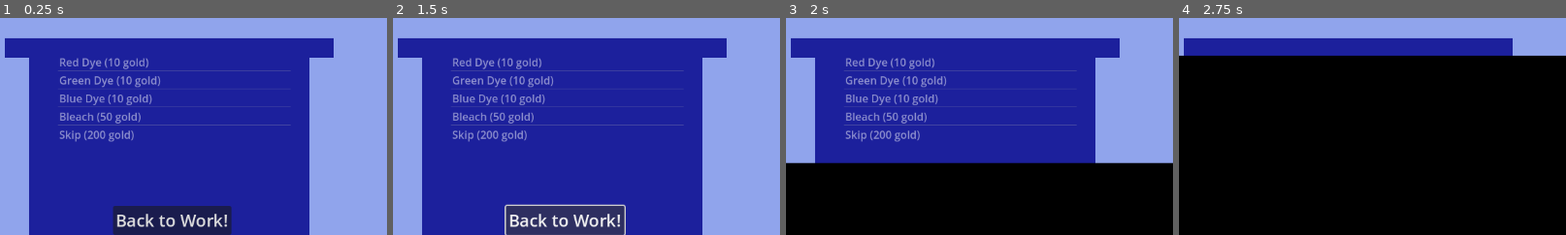
Above: before the commit, frames 1-4 (left to right).
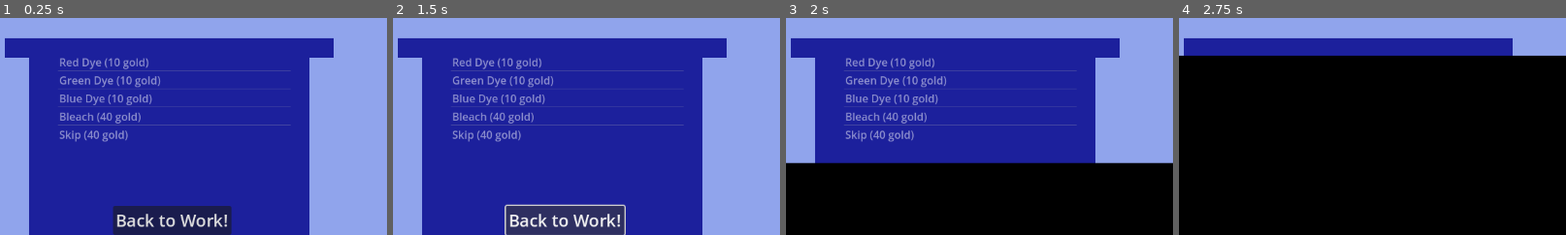
Above: after the commit, the same moments.

Repository: etherware-novice/poisongamejam
Game: Godot game, scene res://scenes/shop.tscn
The game is run twice, just before and just after one commit, with the same random seed, the same clock (stepped at 60 frames per second) and the same inputs. This scene is started directly instead of the project's main scene. The engine's default icon, where the game draws it, is replaced by a stand-in: a white triangle on a blue panel in a dark square.
Inputs (mouse positions are % of the whole screen's width and height, from its top left):
- Up to frame 1 (0.25 s): no input
- Up to frame 2 (1.5 s): tap Enter at 0.5 s; move the mouse to (72, 45) at 0.52 s; click "Back to Work!" at 1.25 s
- Up to frame 3 (2 s): no input
- Up to frame 4 (2.75 s): move the mouse to (30, 55) at 2.02 s
The pictures show only the part of the screen within x 0-50%, y 18-67%; the shares and areas given below are measured in that part.

The runs differ from the first frame. In frame 1, 0.3% of the frame differs, in the area x 22-35%, y 43-58%; in frame 2, 0.3%; in frame 3, 0.3%; in frame 4, nothing differs.

Commit message:
tweaked prices down again

Diff:
--- a/scripts/buylist.gd
+++ b/scripts/buylist.gd
@@ -1,6 +1,6 @@
 extends ItemList
 
-var itemCost = [10, 10, 10, 50, 200]
+var itemCost = [10, 10, 10, 40, 40]
 var dyeStack = 10
 
 # Called when the node enters the scene tree for the first time.
